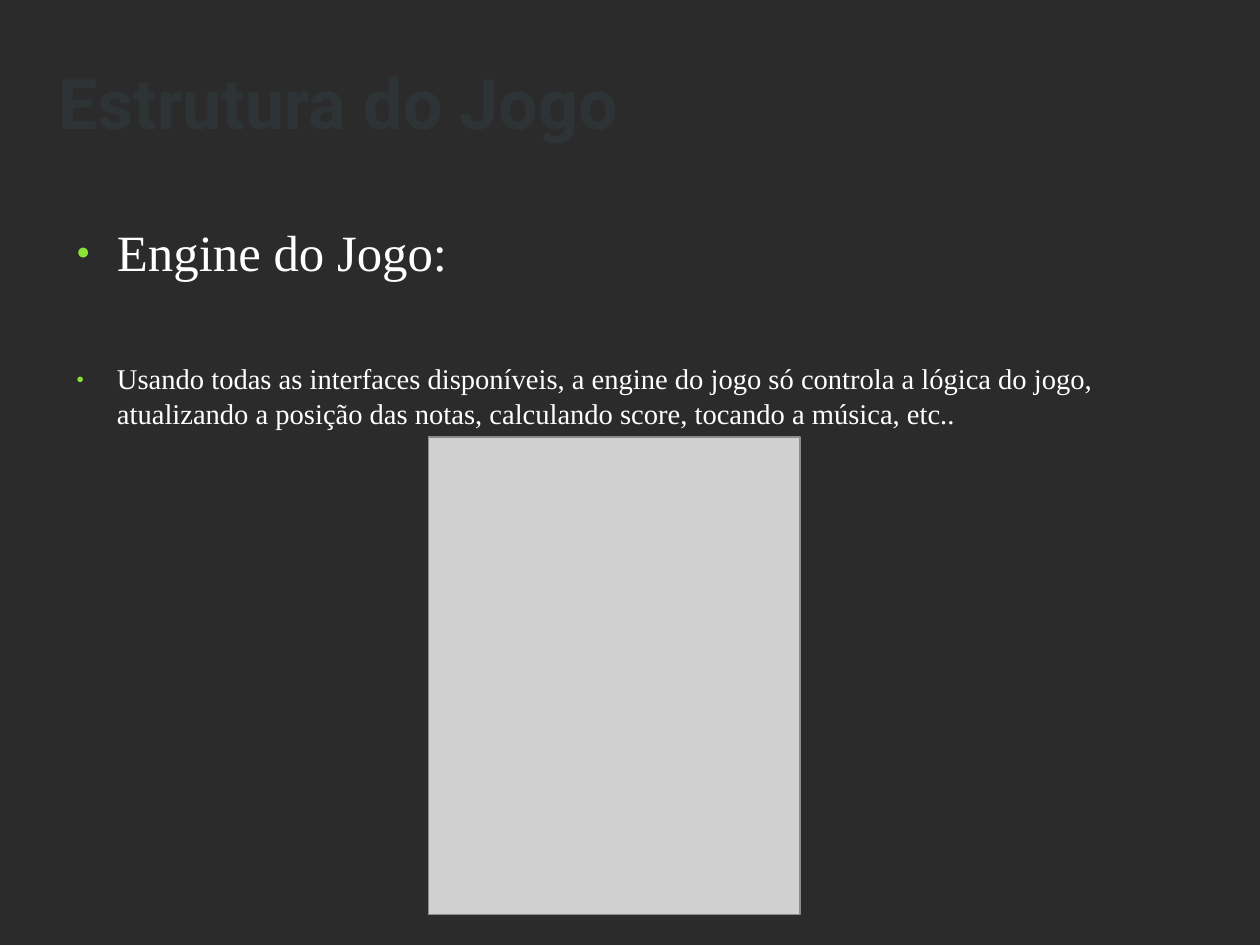
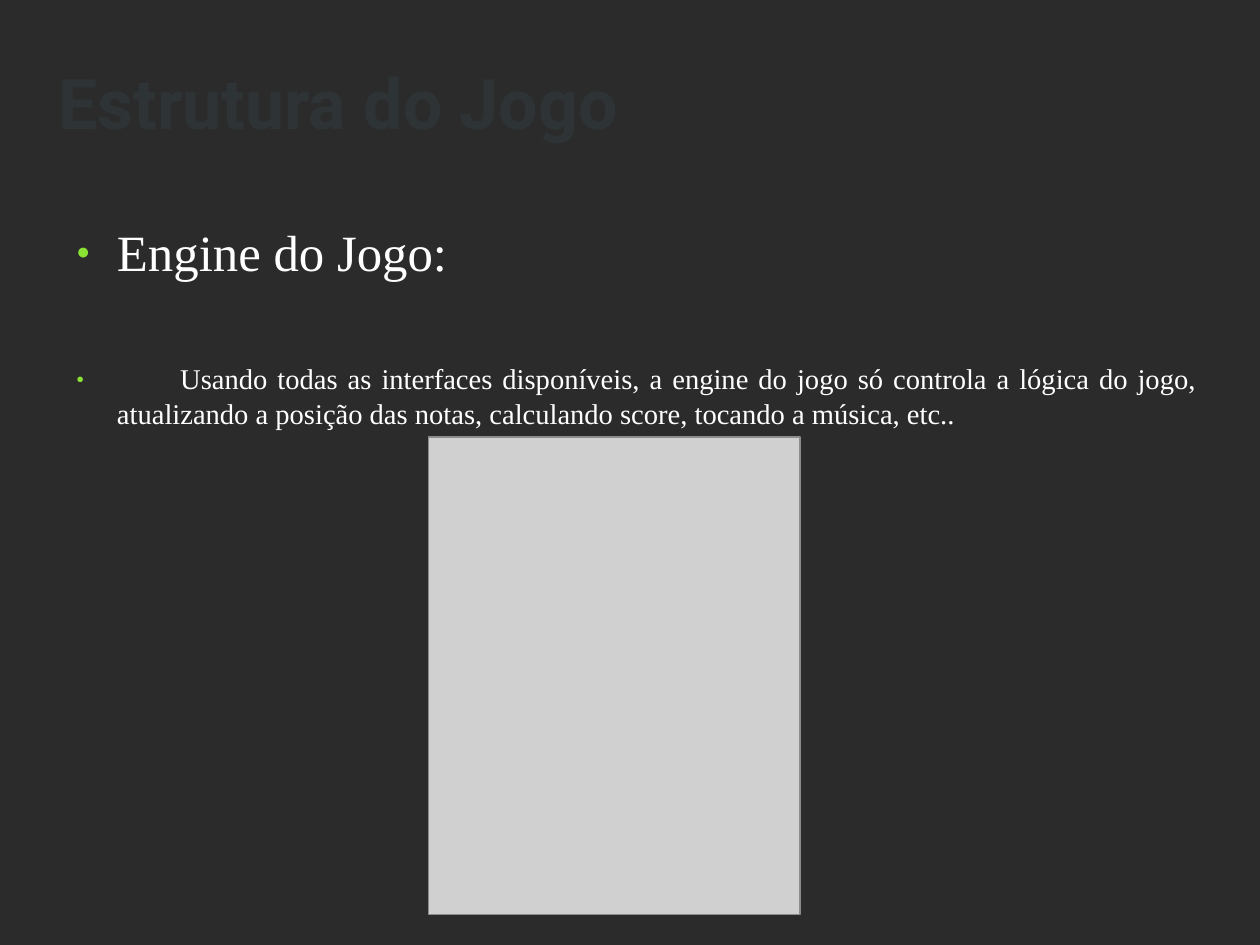
Before and after one commit to pedrovsra/Drumsmith, a slide deck: slide 10 of Apresentacao/Apresentacao.odp (slide 11 before the commit). Drawn at 1260x945 pixels with LibreOffice and Linux fonts; fonts in the diff are those of the drawing; grey boxes stand for pictures; background and template pictures are left out; a plain dark background stands for a picture behind light text. Boxes give left, top, right and bottom in pixels: in the first picture for what was removed or moved away, otherwise in the second. Text is boxed around its words. In the diff, an @@ line names an element or a change of style, - is before the commit and + after.

```diff
--- a/Apresentacao/Apresentacao.odp
+++ b/Apresentacao/Apresentacao.odp
@@ text at box(117, 369, 1196, 430): alignment left to justified @@
```
Also in this commit, not shown: 8 other slides changed, 1 slide removed, 10 other files.
